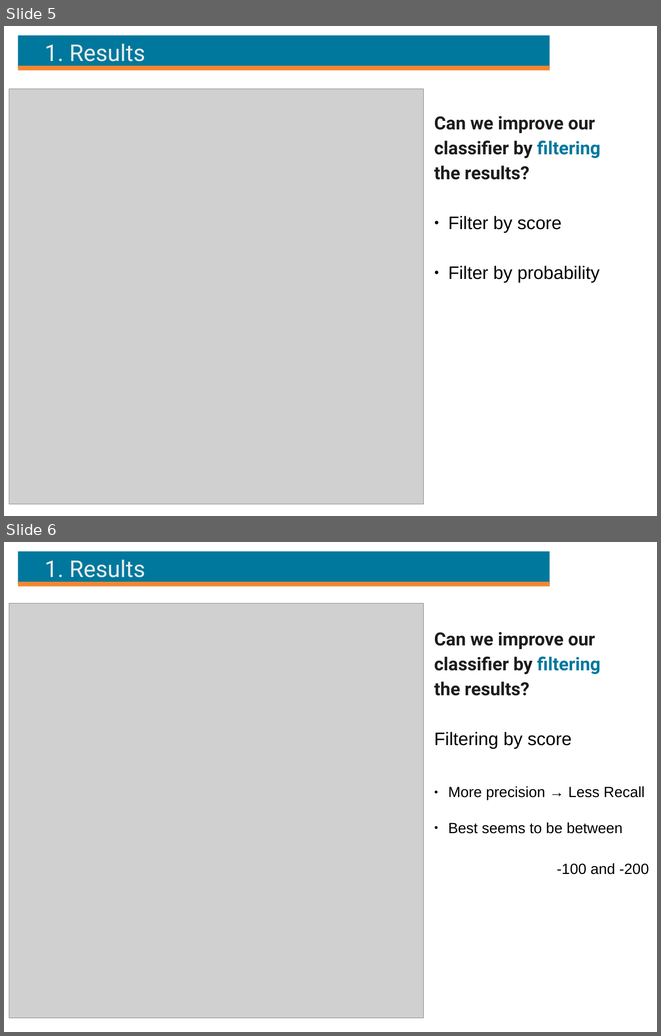
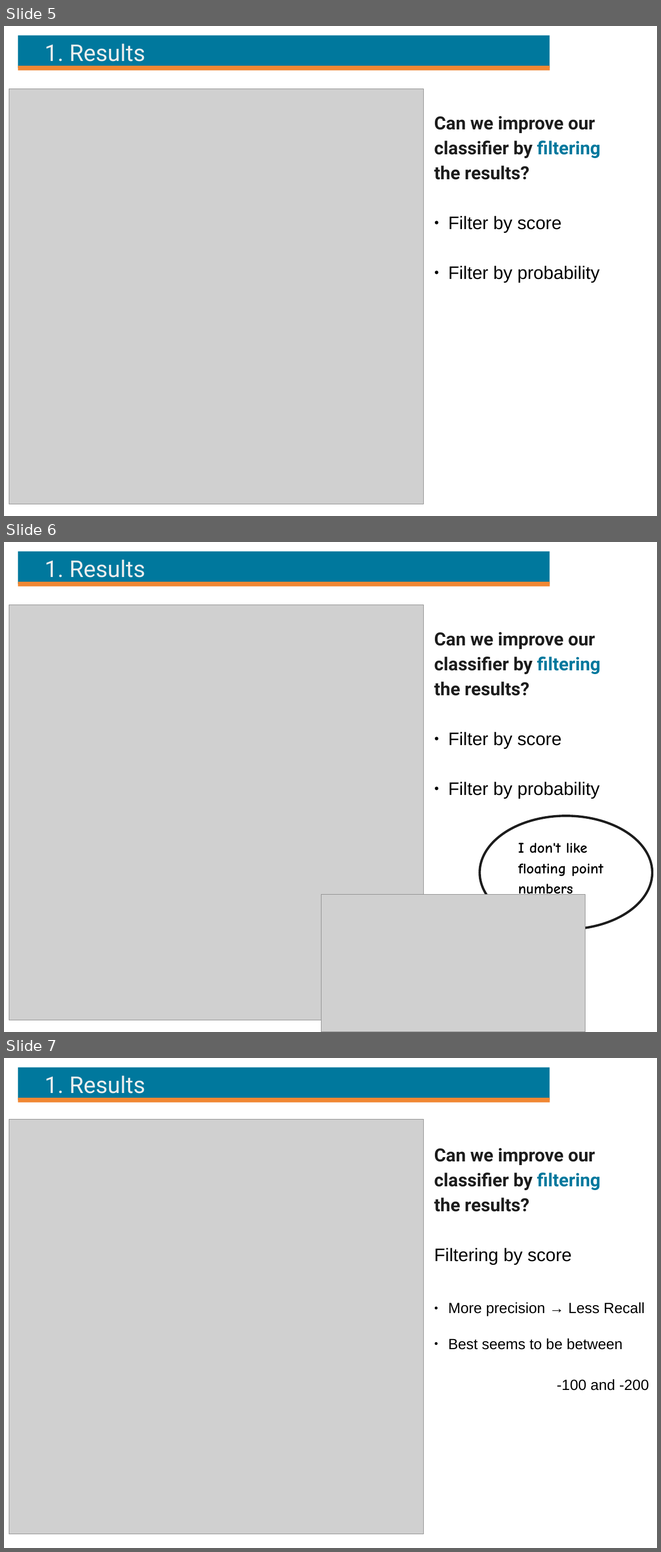
Before and after one commit to joanmarticarreras/AGB_naive_bayes, a slide deck: asdf.odp. Shown one above the other, each under a label of ours: slides 5 and 6 before the commit, slides 5, 6 and 7 after it. The pictures are 661x1036 and 661x1552 pixels, drawn with LibreOffice and Linux fonts; fonts in the diff are those of the drawing; grey boxes stand for pictures. Boxes give left, top, right and bottom in pixels: in the first picture for what was removed or moved away, otherwise in the second. Text is boxed around its words. In the diff, an @@ line names an element or a change of style, - is before the commit and + after.

```diff
--- a/asdf.odp
+++ b/asdf.odp
@@ slide 6 added at bbox=[4, 542, 657, 1032], background #FFFFFF @@
@@ rectangle added at bbox=[18, 552, 550, 584], fill #00789D @@
@@ title added at bbox=[45, 559, 145, 583], 28 pt, text #EEEEEE @@
+1. Results
@@ line added from (18, 584) to (550, 584), #F18733 5.67 pt @@
@@ picture added at bbox=[9, 605, 424, 1020] @@
@@ text added at bbox=[434, 632, 601, 799], 22 pt, text #1C1C1C, bold @@
+Can we improve our classifier by filtering
+the results?
+● Filter by score
+● Filter by probability
@@ speech bubble added at bbox=[480, 816, 652, 929], fill #FFFFFF, outline #1C1C1C 2.83 pt @@
@@ text added at bbox=[518, 843, 603, 894], 18 pt, text #000000, bold @@
+I don't like
+floating point
+numbers
@@ picture added at bbox=[321, 894, 585, 1031] @@
@@ what was slide 6 is now slide 7 @@
```
Also in this commit, not shown: 1 slide changed.
